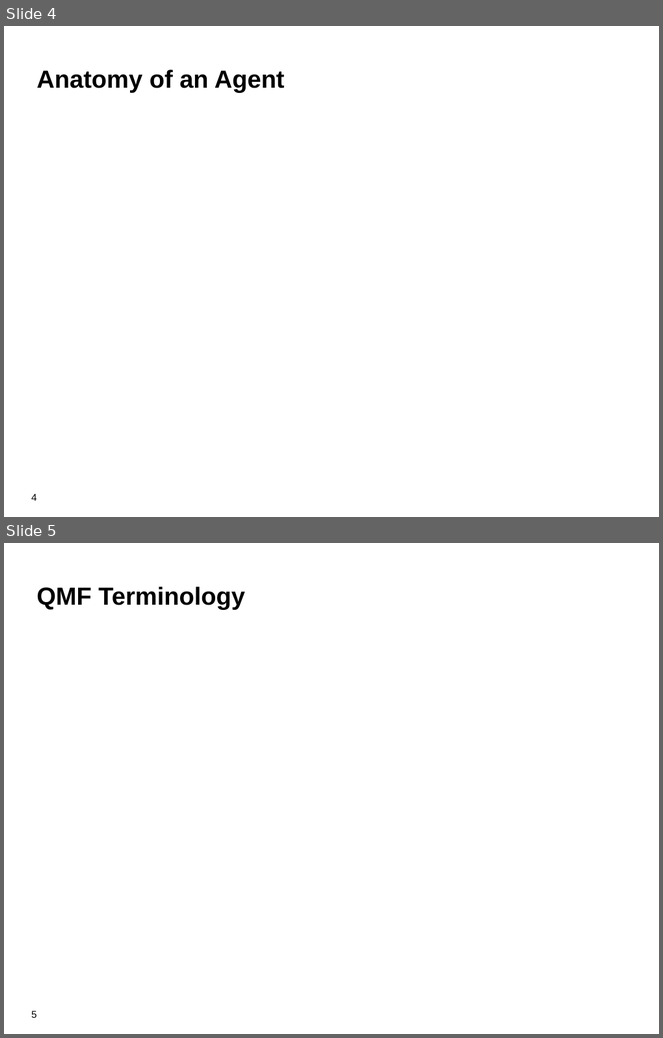
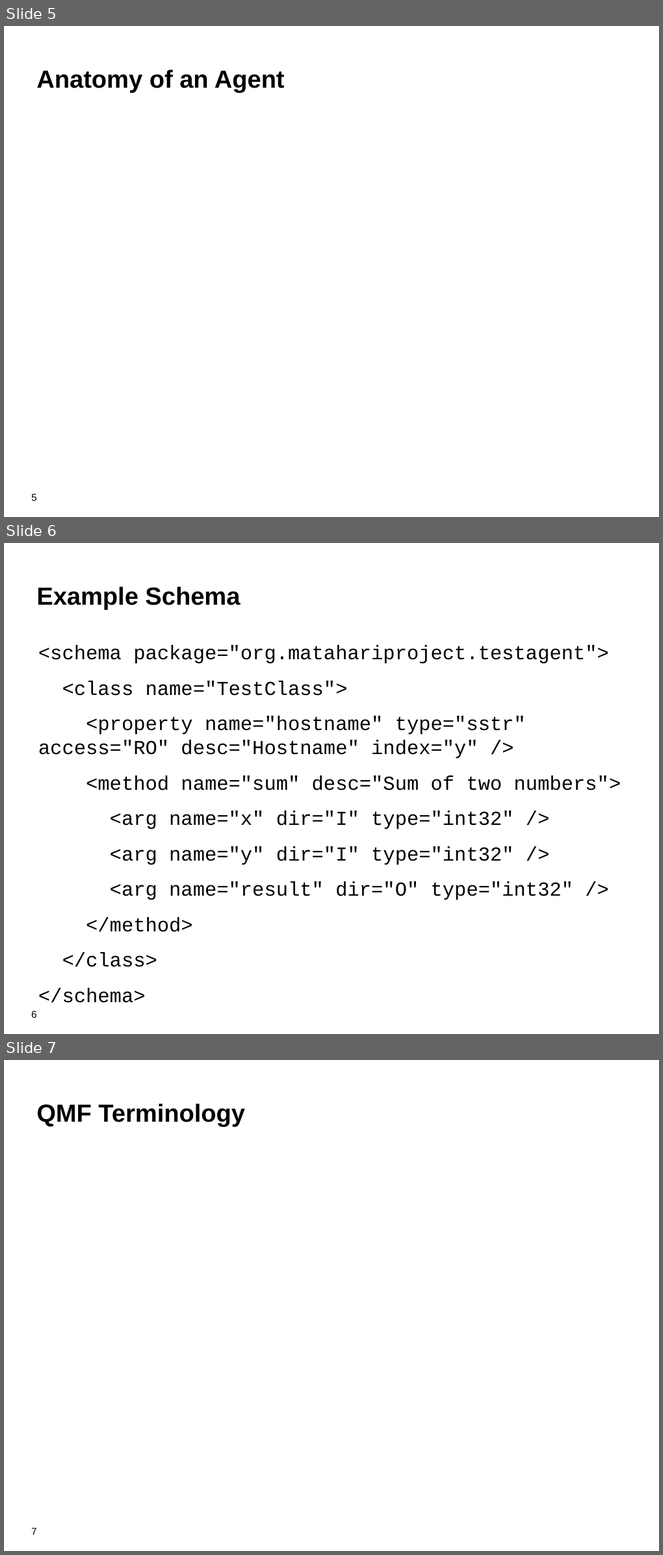
Before and after one commit to zaneb/presentations, a slide deck: matahari-fosdem2012.odp. Shown one above the other, each under a label of ours: slides 4 and 5 before the commit, slides 5, 6 and 7 after it. The pictures are 663x1038 and 663x1555 pixels, drawn with LibreOffice and Linux fonts; fonts in the diff are those of the drawing; background and template pictures are left out. Boxes give left, top, right and bottom in pixels: in the first picture for what was removed or moved away, otherwise in the second. Text is boxed around its words. In the diff, an @@ line names an element or a change of style, - is before the commit and + after.

Commit message:
Added examples
* Schema
* RPC plugin
* Shell session

```diff
--- a/matahari-fosdem2012.odp
+++ b/matahari-fosdem2012.odp
@@ slide 6 added at (4, 543, 659, 1034), background #FFFFFF; not listed: 1 template element that a slide beside it also shows @@
@@ title added at (36, 587, 240, 610), 30 pt, text #000000, bold @@
+Example Schema
@@ text added at (38, 645, 622, 1003), 24 pt, text #000000 @@
+<schema package="org.matahariproject.testagent">
+<class name="TestClass">
+<property name="hostname" type="sstr" access="RO" desc="Hostname" index="y" />
+<method name="sum" desc="Sum of two numbers">
+<arg name="x" dir="I" type="int32" />
+<arg name="y" dir="I" type="int32" />
+<arg name="result" dir="O" type="int32" />
+</method>
+</class>
+</schema>
@@ what was slide 4 is now slide 5 @@
@@ page number at (31, 494, 36, 501): text changed @@
-4
+5
@@ what was slide 5 is now slide 7 @@
@@ page number at (31, 1528, 36, 1535): text changed @@
-5
+7
```
Also in this commit, not shown: 1 slide changed, 3 other slides added, 1 other file.
